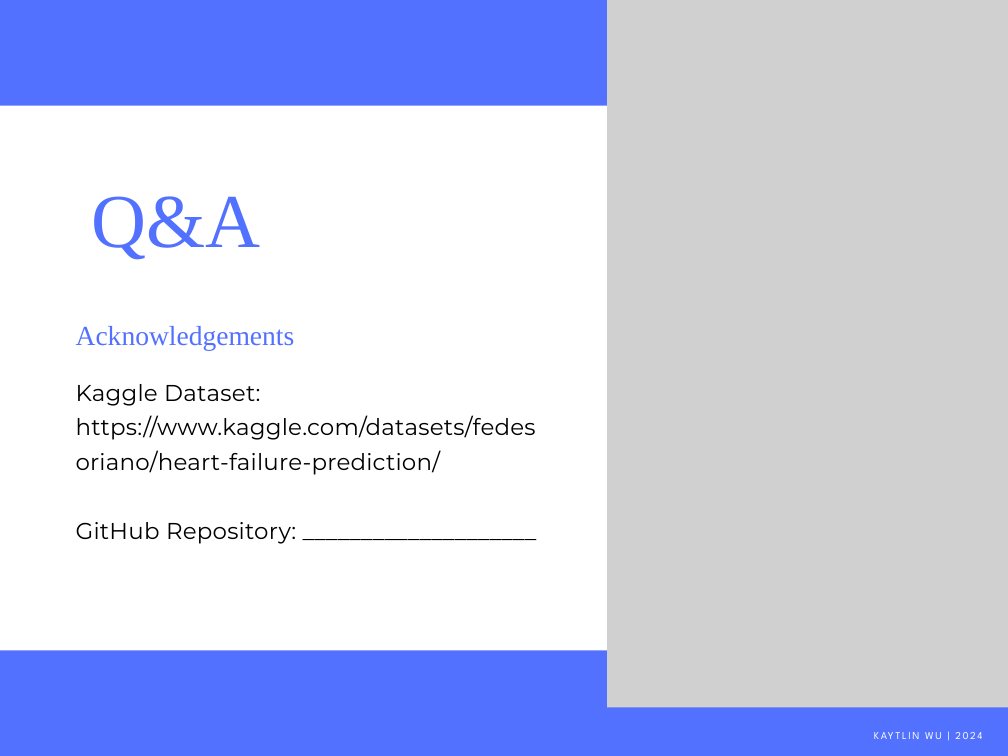
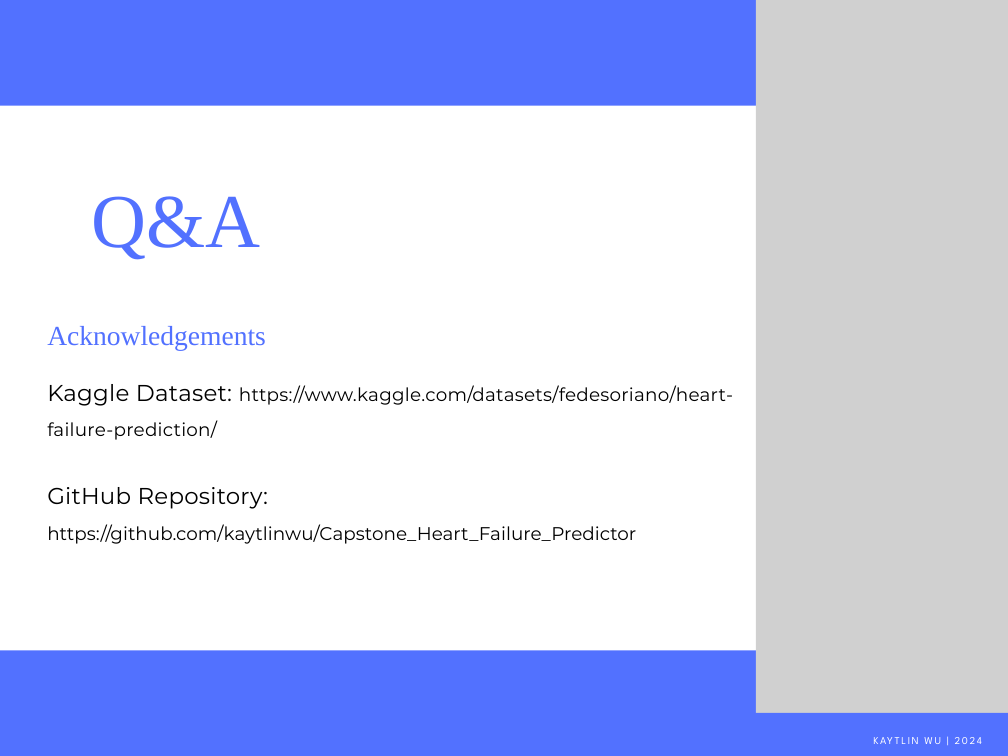
Before and after one commit to kaytlinwu/Capstone_Heart_Failure_Predictor, a slide deck: slide 9 of Predication Model for Heart Failure.pptx. Drawn at 1008x756 pixels with LibreOffice and Linux fonts; fonts in the diff are those of the drawing; grey boxes stand for pictures. Boxes give left, top, right and bottom in pixels: in the first picture for what was removed or moved away, otherwise in the second. Text is boxed around its words. In the diff, an @@ line names an element or a change of style, - is before the commit and + after.

```diff
--- a/Predication Model for Heart Failure.pptx
+++ b/Predication Model for Heart Failure.pptx
@@ picture: place and size @@
-picture at [607,0,1008,756]
+picture at [756,0,1008,756]
@@ text "Acknowledgements": place and size @@
-text "Acknowledgements" at [76,326,295,351]
+text "Acknowledgements" at [47,326,266,351]
@@ text at [47,384,733,440]: size 17.5 to 14 pt in "https://www.kaggle.com/datasets/fedesoriano/heart-failure-pr ..." @@
@@ text "Kaggle Dataset: https://www.kaggle.com/datasets/fedesoriano/ ...": place and size @@
-text "Kaggle Dataset: https://www.kaggle.com/datasets/fedesoriano/ ..." at [76,384,536,544]
+text "Kaggle Dataset: https://www.kaggle.com/datasets/fedesoriano/ ..." at [47,384,733,544]
@@ text at [47,487,636,544]: text changed; size 17.5 to 14 pt @@
-GitHub Repository: ____________________
+GitHub Repository: https://github.com/kaytlinwu/Capstone_Heart_Failure_Predictor
@@ rectangle: place and size @@
-rectangle at [0,708,1008,756]
+rectangle at [0,712,1008,756]
@@ text "KAYTLIN WU | 2024": place and size @@
-text "KAYTLIN WU | 2024" at [516,729,982,742]
+text "KAYTLIN WU | 2024" at [515,734,982,746]
```
Also in this commit, not shown: 3 other slides changed, 3 other files.
